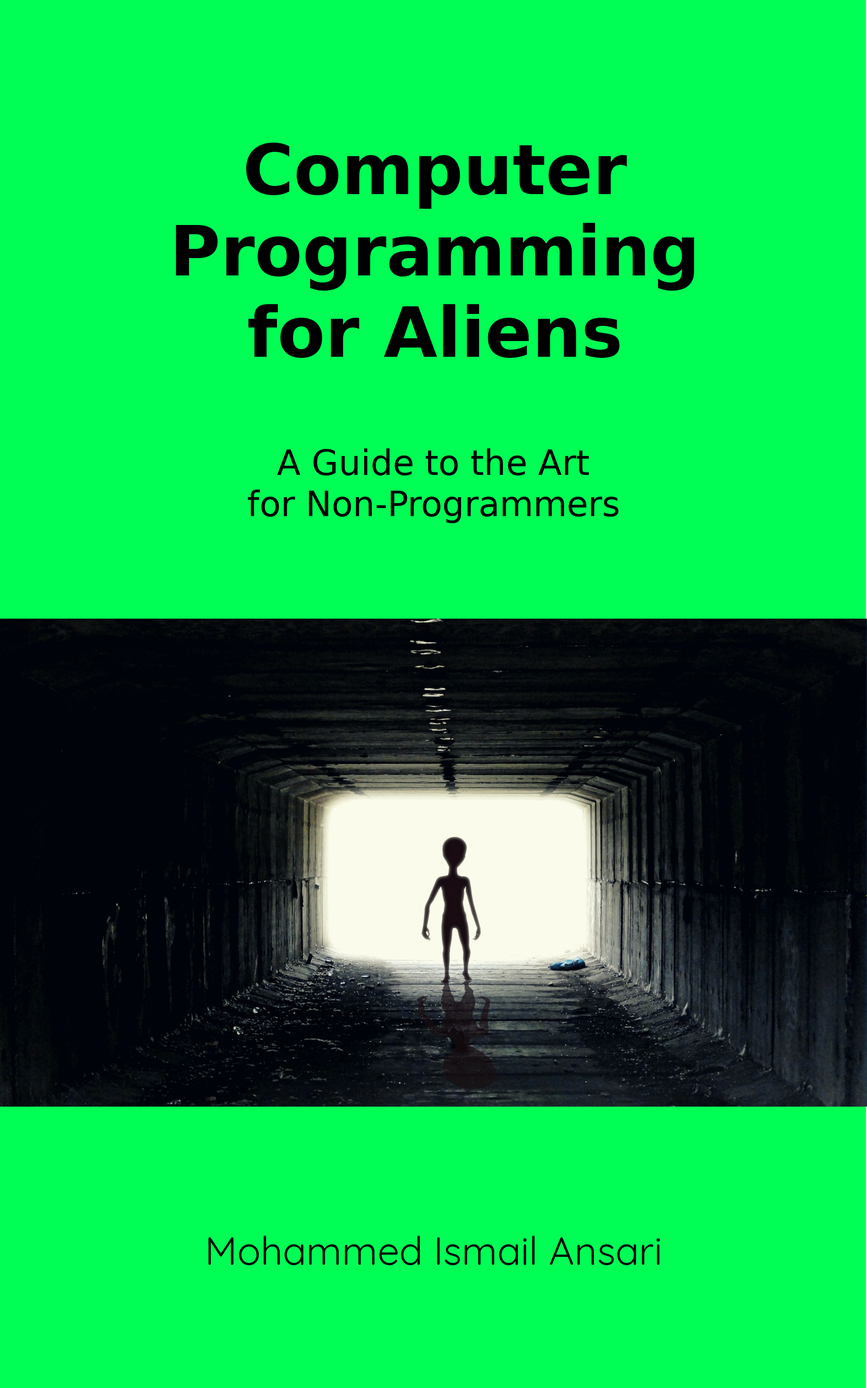
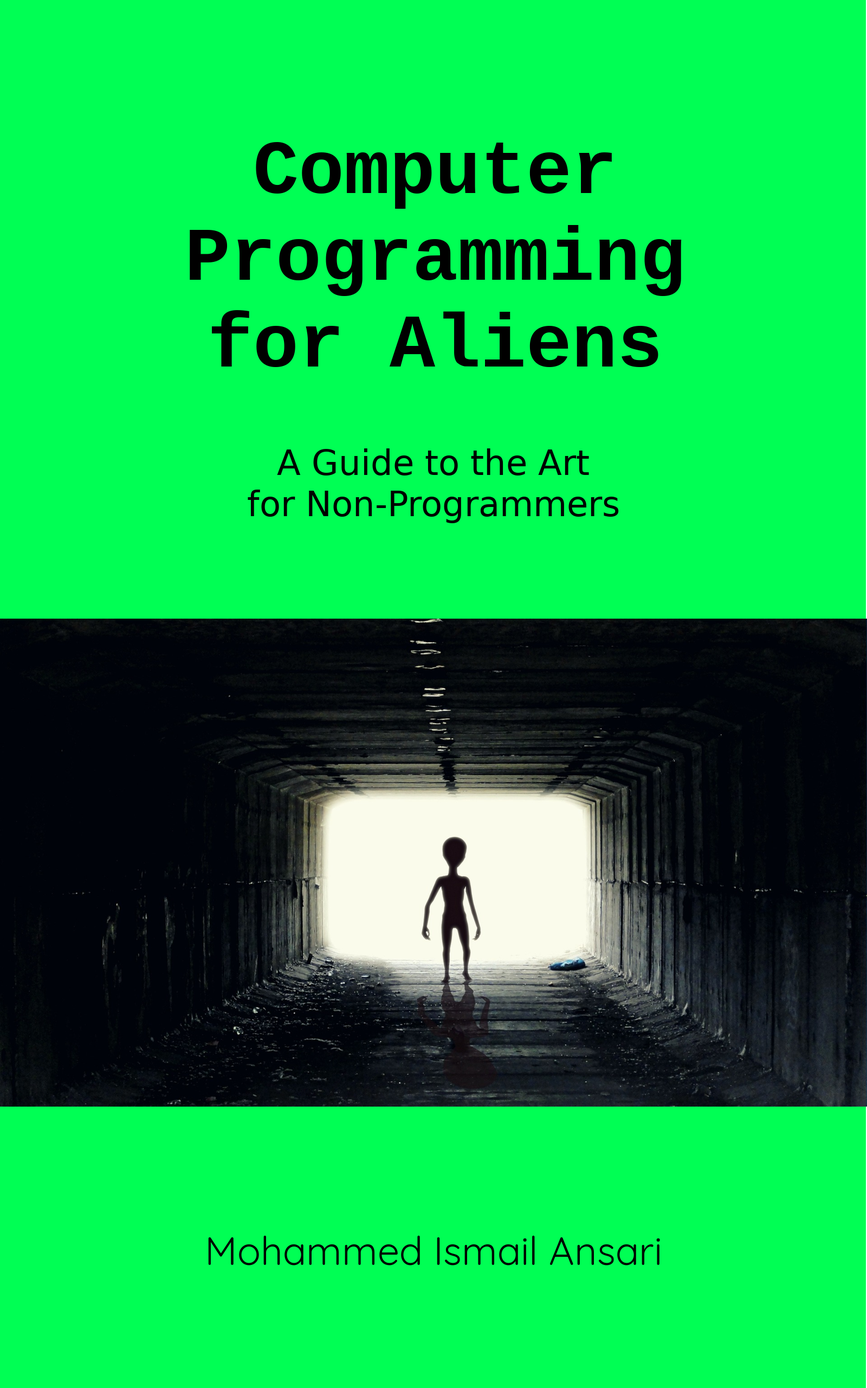
Comparing the layer stacks of the two 867 × 1388 images. Changes:
painted on "Computer Programming ..." over (175, 142, 695, 367)
